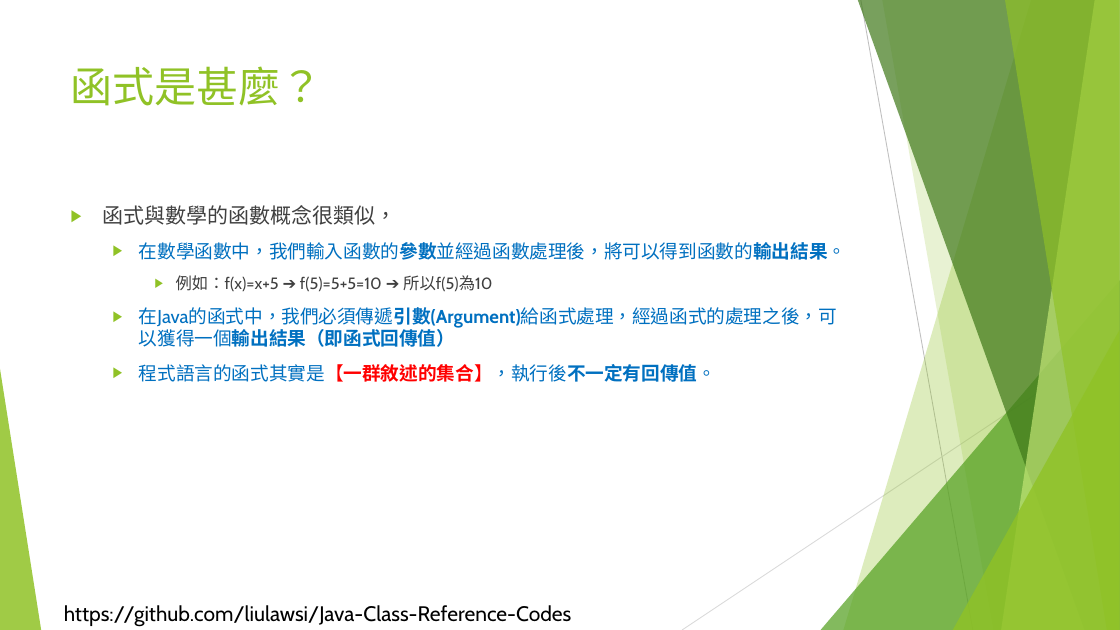
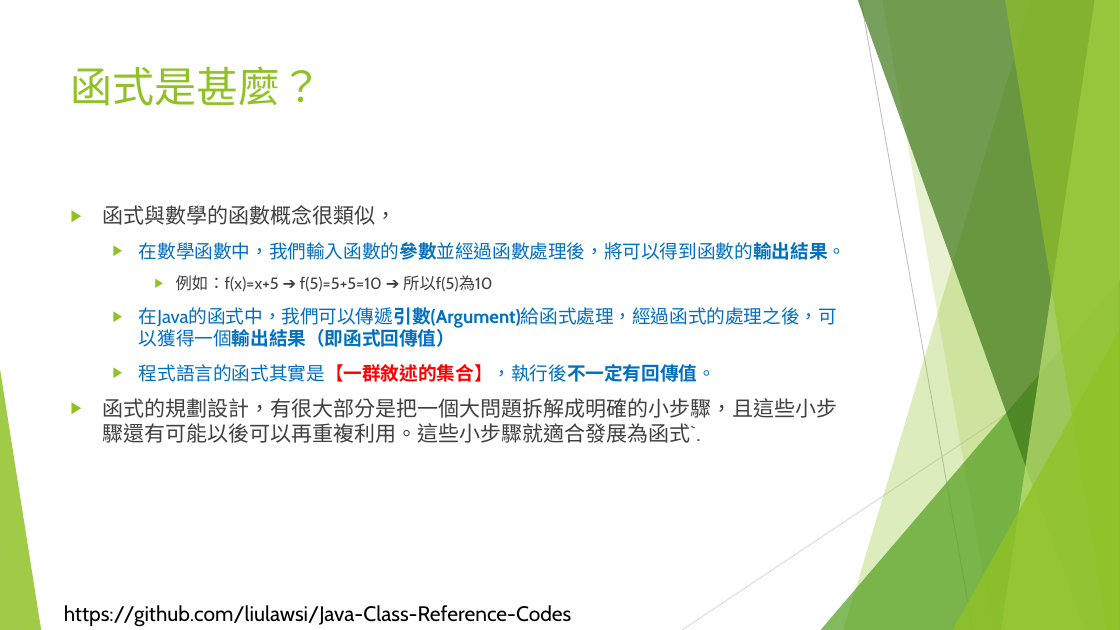
Before and after one commit to liulawsi/My_PPTs, a slide deck: slide 2 of LCC/Java/07函式與方法.pptx. Drawn at 1120x630 pixels with LibreOffice and Linux fonts; fonts in the diff are those of the drawing. Boxes give left, top, right and bottom in pixels: in the first picture for what was removed or moved away, otherwise in the second. Text is boxed around its words. In the diff, an @@ line names an element or a change of style, - is before the commit and + after.

```diff
--- a/LCC/Java/07函式與方法.pptx
+++ b/LCC/Java/07函式與方法.pptx
@@ text at (139,307,837,347): text changed @@
-  ▶ 在Java的函式中，我們必須傳遞引數(Argument)給函式處理，經過函式的處理之後，可以獲得一個輸出結果（即函式回傳值）
+  ▶ 在Java的函式中，我們可以傳遞引數(Argument)給函式處理，經過函式的處理之後，可以獲得一個輸出結果（即函式回傳值）
@@ text at (102,398,837,443): paragraph added @@
+▶ 函式的規劃設計，有很大部分是把一個大問題拆解成明確的小步驟，且這些小步驟還有可能以後可以再重複利用。這些小步驟就適合發展為函式`.
```
Also in this commit, not shown: 2 other slides changed, 3 other files.
